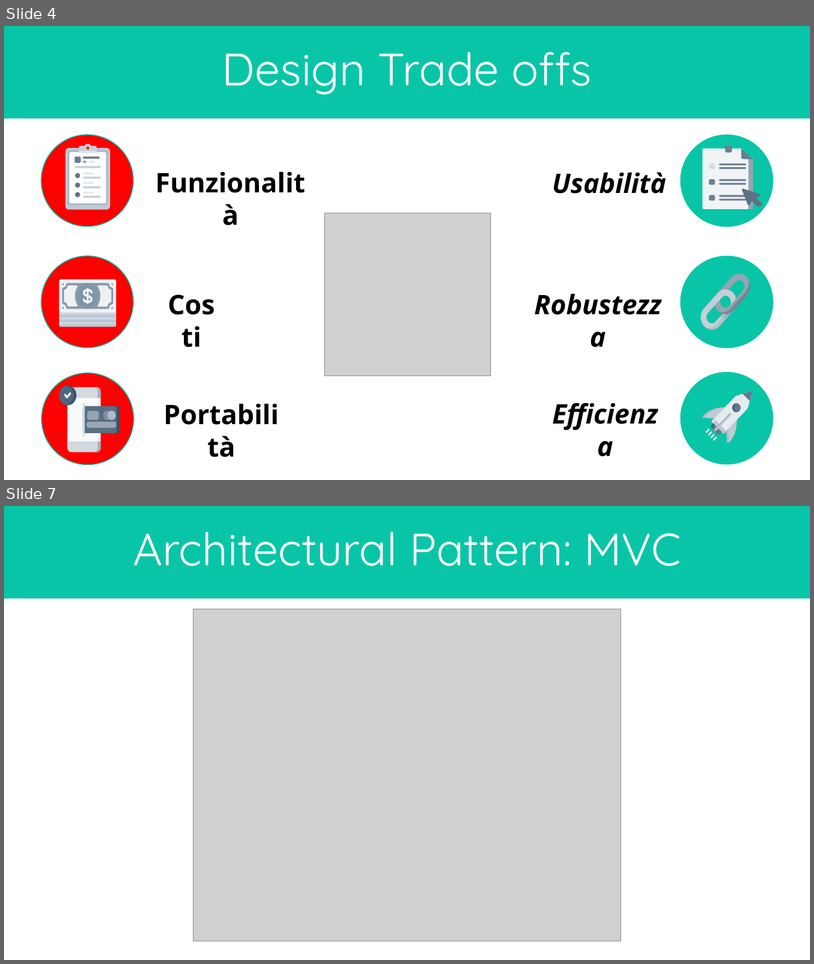
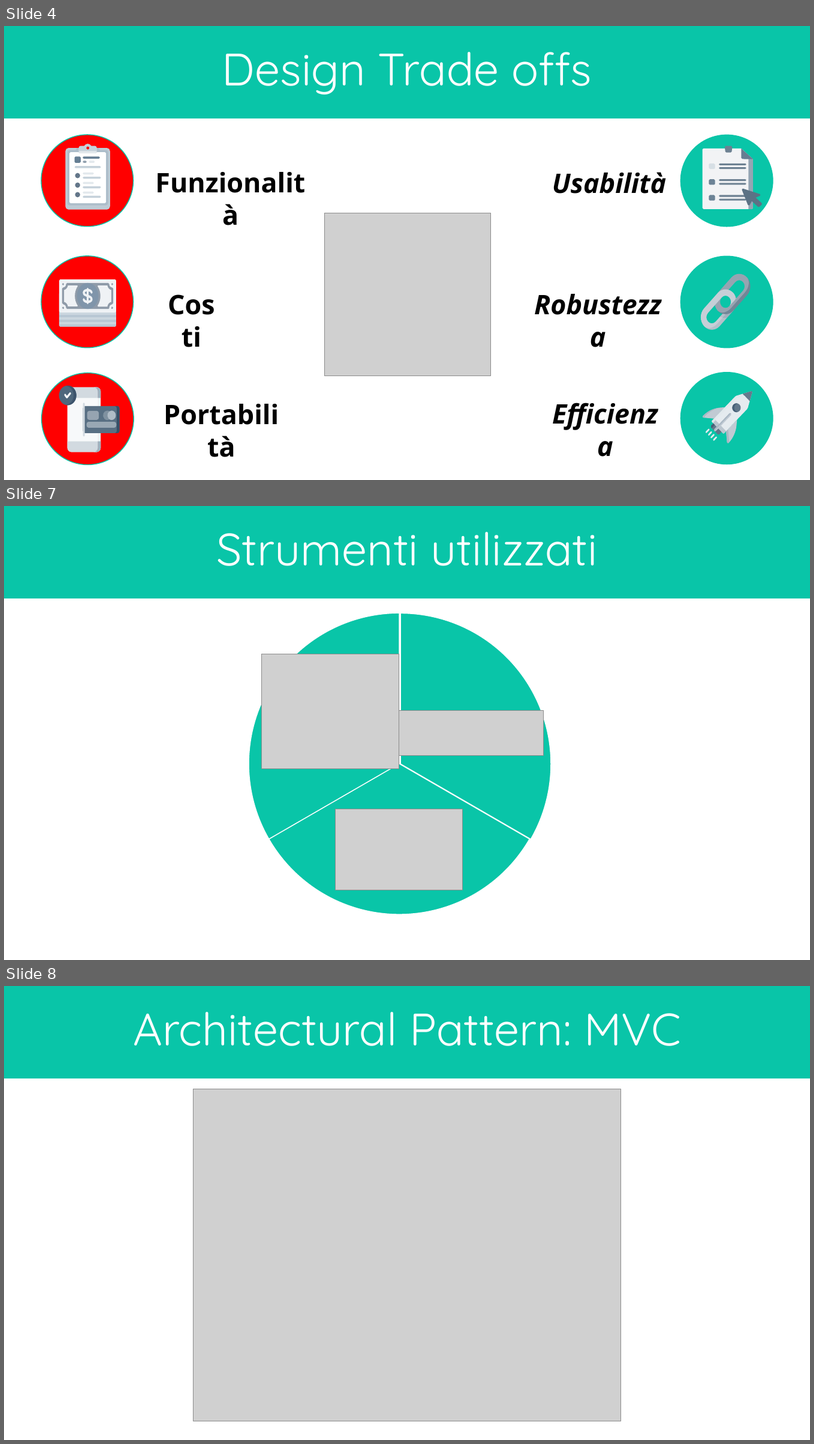
Before and after one commit to lorycris99/Team-HILO, a slide deck: NC_04_Presentazione_ODD-Testing_v1.0.pptx. Shown one above the other, each under a label of ours: slides 4 and 7 before the commit, slides 4, 7 and 8 after it; the slides between them are not shown. The pictures are 814x964 and 814x1444 pixels, drawn with LibreOffice and Linux fonts; fonts in the diff are those of the drawing; grey boxes stand for pictures. Boxes give left, top, right and bottom in pixels: in the first picture for what was removed or moved away, otherwise in the second. Text is boxed around its words. In the diff, an @@ line names an element or a change of style, - is before the commit and + after.

```diff
--- a/NC_04_Presentazione_ODD-Testing_v1.0.pptx
+++ b/NC_04_Presentazione_ODD-Testing_v1.0.pptx
@@ slide 7 added at (x1=4, y1=506, x2=810, y2=960), background #FFFFFF @@
@@ rectangle added at (x1=4, y1=506, x2=810, y2=598), fill #09C5A8, 54 pt, text #FFFFFF @@
+Strumenti utilizzati
@@ pie slice (boxed as its full ellipse) added at (x1=249, y1=613, x2=550, y2=915), fill #09C5A8, outline #FFFFFF 1 pt @@
@@ pie slice (boxed as its full ellipse) added at (x1=249, y1=613, x2=550, y2=915), fill #09C5A8, outline #FFFFFF 1 pt @@
@@ pie slice (boxed as its full ellipse) added at (x1=250, y1=613, x2=551, y2=915), fill #09C5A8, outline #FFFFFF 1 pt @@
@@ picture added at (x1=262, y1=654, x2=399, y2=769) @@
@@ picture added at (x1=399, y1=711, x2=543, y2=756) @@
@@ picture added at (x1=336, y1=809, x2=462, y2=890) @@
@@ what was slide 7 is now slide 8 @@
```
Also in this commit, not shown: 1 slide changed, 5 other files.
